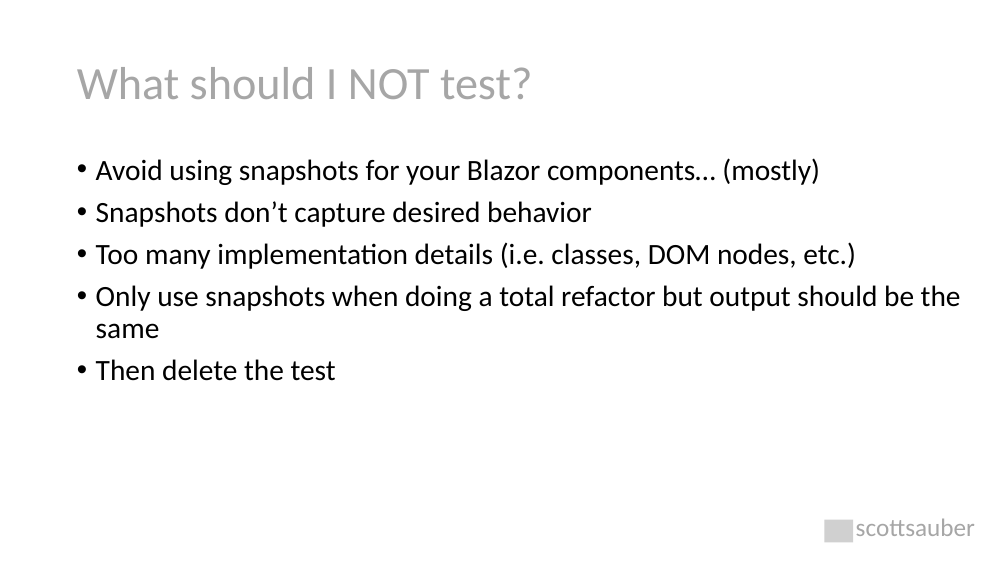
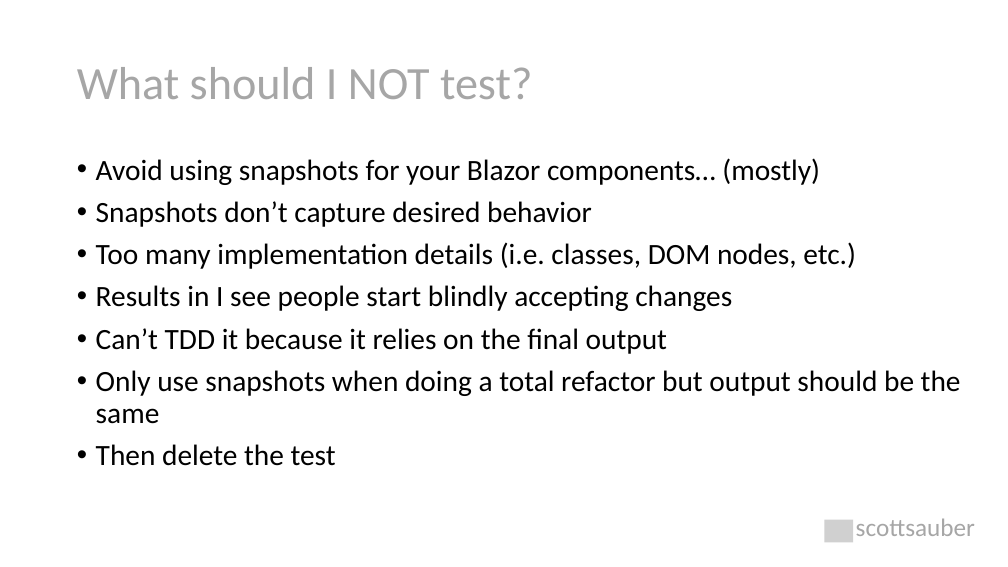
Before and after one commit to scottsauber/talks, a slide deck: slide 29 of 2023-11-09-JetBrains-TDDWithBlazor/TDD with Blazor.pptx (slide 25 before the commit). Drawn at 1008x567 pixels with LibreOffice and Linux fonts; fonts in the diff are those of the drawing; grey boxes stand for pictures. Boxes give left, top, right and bottom in pixels: in the first picture for what was removed or moved away, otherwise in the second. Text is boxed around its words. In the diff, an @@ line names an element or a change of style, - is before the commit and + after.

```diff
--- a/2023-11-09-JetBrains-TDDWithBlazor/TDD with Blazor.pptx
+++ b/2023-11-09-JetBrains-TDDWithBlazor/TDD with Blazor.pptx
@@ text at (96,285,732,354): paragraphs added @@
+• Results in I see people start blindly accepting changes
+• Can’t TDD it because it relies on the final output
```
Also in this commit, not shown: 7 other slides changed, 4 slides added, 1 other file.
